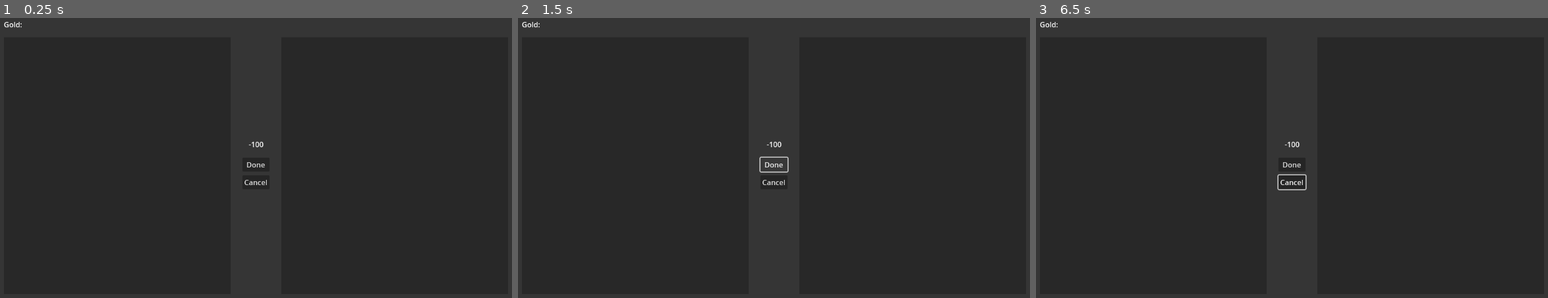
Above: before the commit, frames 1-3 (left to right).
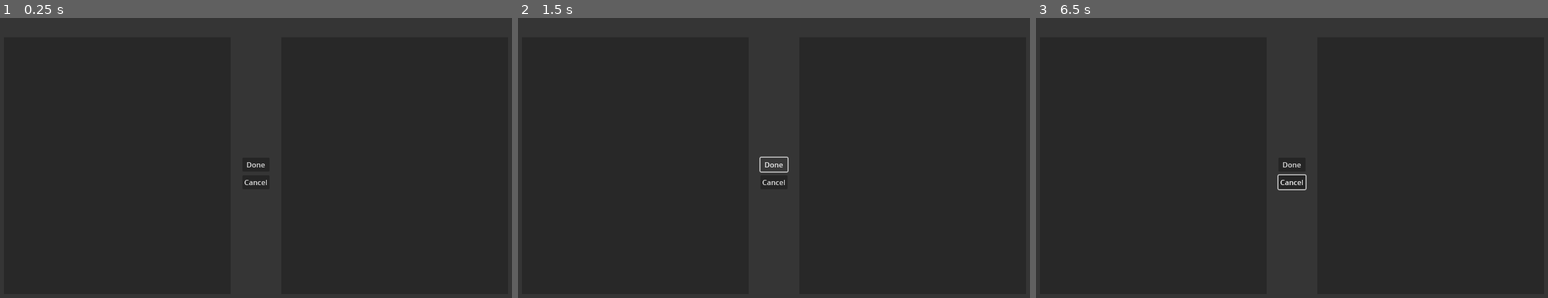
Above: after the commit, the same moments.

Repository: jamklex/3dshooter
Game: Godot game, scene res://shared/trade/trade.tscn
Two runs of this game, one before a commit and one after it. Both use one fixed random seed, a clock stepped at 60 frames per second and the inputs below. This scene is started directly instead of the project's main scene.
Inputs (mouse positions are in pixels of both pictures, inside the frame that each line leads up to):
- Up to frame 1 (0.25 s): no input
- Up to frame 2 (1.5 s): click "Cancel" at 0.5 s; click "Done" at 1.25 s
- Up to frame 3 (6.5 s): click "Done" at 2 s; tap Enter at 2.75, 4.25, 5.75 s; move the mouse to (1404, 141) at 2.77 s; hold D (right) 2.78-3.53 s; tap E (interact) every 0.75 s from 2.85 to 5.85 s; tap Space (jump) at 3.02, 3.5, 3.77, 5, 5.27, 6.02 s; move the mouse to (1189, 172) at 3.52 s; hold S (back) 3.53-4.28 s; move the mouse to (1343, 93) at 4.27 s; hold D (right) 4.28-5.03 s; move the mouse to (1266, 214) at 5.02 s; hold W (forward) 5.03-5.78 s; move the mouse to (1450, 200) at 5.77 s; hold A (left) from 5.78 s (still down); tap Tab (inventory) at 6.4 s

The runs differ from the first frame. In frame 1, less than 0.1% of the frame differs, in the area x 0-52%, y 1-47%; in frame 2, less than 0.1%; in frame 3, less than 0.1%.
Error before the commit: Parse Error: Cannot get return value of call to "emit()" because it returns "void". (res://shared/trade/trade.gd:100)
Error after the commit: Attempt to call function 'null::null (Callable)' on a null instance. (res://shared/trade/trade.gd:87)

Commit message:
refactor trade #4

Diff:
--- a/shared/trade/trade.gd
+++ b/shared/trade/trade.gd
@@ -1,7 +1,7 @@
 extends Control
 class_name Trade
 
-signal onAction
+var onAction: Callable
 var _playerInventory: Dictionary
 var _otherInventory: Dictionary
 var _priceList:Dictionary
@@ -20,7 +20,7 @@
 	var trade = load("res://shared/trade/trade.tscn").instantiate()
 	trade.setPlayerInventory(playerInv)
 	trade.setOtherInventory(otherInv)
-	trade.onAction.connect(onTradeAction)
+	trade.onAction = onTradeAction
 	return trade
 
 func setPlayerInventory(playerInventory:Dictionary):
@@ -84,20 +84,20 @@
 		print("its NOT a money trade")
 
 func _load():
-	onAction.emit(TradeActions.LOAD)
+	onAction.call(TradeActions.LOAD)
 	_refreshInventories()
 	_checkIfMoneyTrade()
 
 func _closeTrade():
-	onAction.emit(TradeActions.CLOSE_TRADE)
+	onAction.call(TradeActions.CLOSE_TRADE)
 	self.queue_free()
 
 func _on_cancel_pressed():
-	onAction.emit(TradeActions.CANCEL_PRESSED)
+	onAction.call(TradeActions.CANCEL_PRESSED)
 	_closeTrade()
 
 func _on_done_pressed():
-	if (onAction.emit(TradeActions.SAVE_TRADE, [_playerInventory, _otherInventory])):
+	if (onAction.call(TradeActions.SAVE_TRADE, [_playerInventory, _otherInventory])):
 		_closeTrade()
 
 func removeFromInventory(inv:Dictionary, item:String):
--- a/shared/trade/trade.tscn
+++ b/shared/trade/trade.tscn
@@ -23,14 +23,6 @@
 grow_horizontal = 2
 grow_vertical = 2
 theme_override_styles/panel = SubResource("StyleBoxFlat_jplul")
-
-[node name="playerMoney" type="Label" parent="bg"]
-layout_mode = 1
-offset_left = 20.0
-offset_top = 20.0
-offset_right = 65.0
-offset_bottom = 46.0
-text = "Gold: "
 
 [node name="leftInv" type="Panel" parent="bg"]
 layout_mode = 1
@@ -85,23 +77,6 @@
 size_flags_vertical = 3
 theme_override_constants/separation = 20
 
-[node name="diffMoney" type="Label" parent="bg"]
-layout_mode = 1
-anchors_preset = 8
-anchor_left = 0.5
-anchor_top = 0.5
-anchor_right = 0.5
-anchor_bottom = 0.5
-offset_left = -22.33
-offset_top = -39.93
-offset_right = 22.67
-offset_bottom = -13.93
-grow_horizontal = 2
-grow_vertical = 2
-text = "-100"
-horizontal_alignment = 1
-vertical_alignment = 1
-
 [node name="done" type="Button" parent="bg"]
 layout_mode = 1
 anchors_preset = 8
